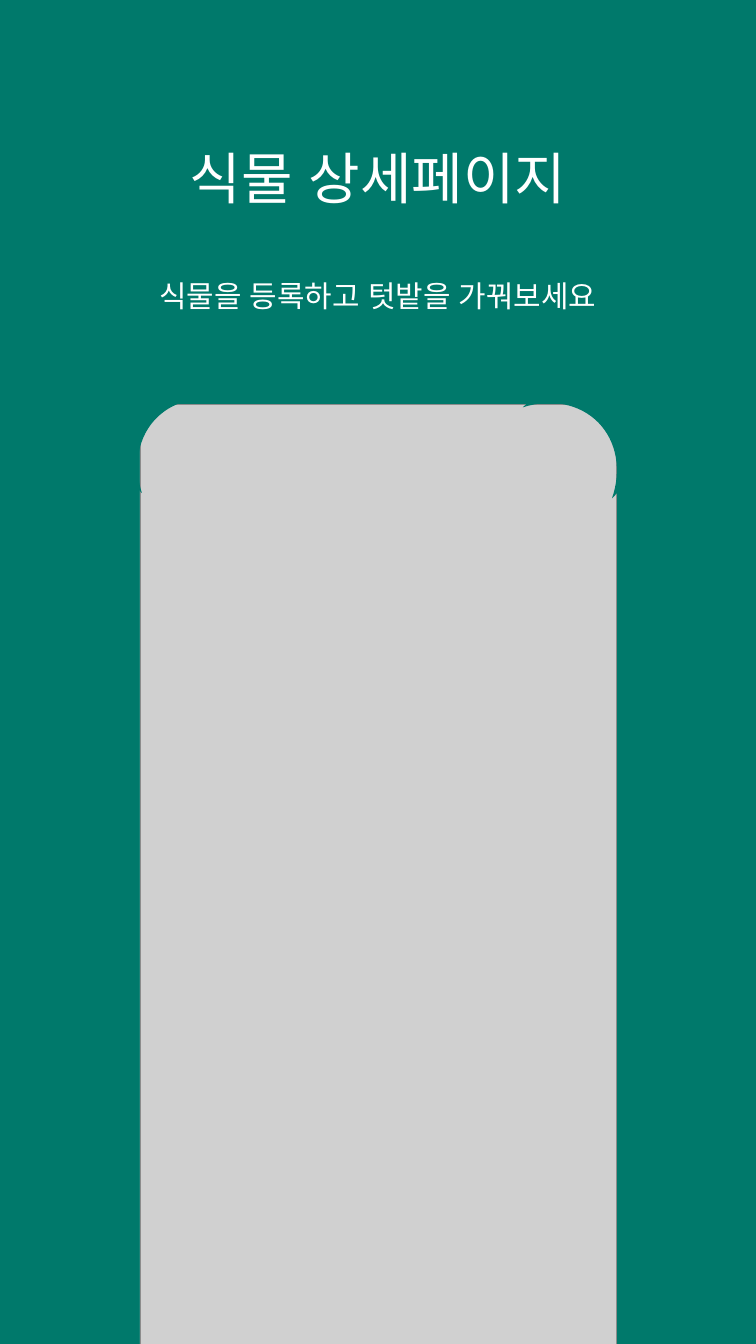
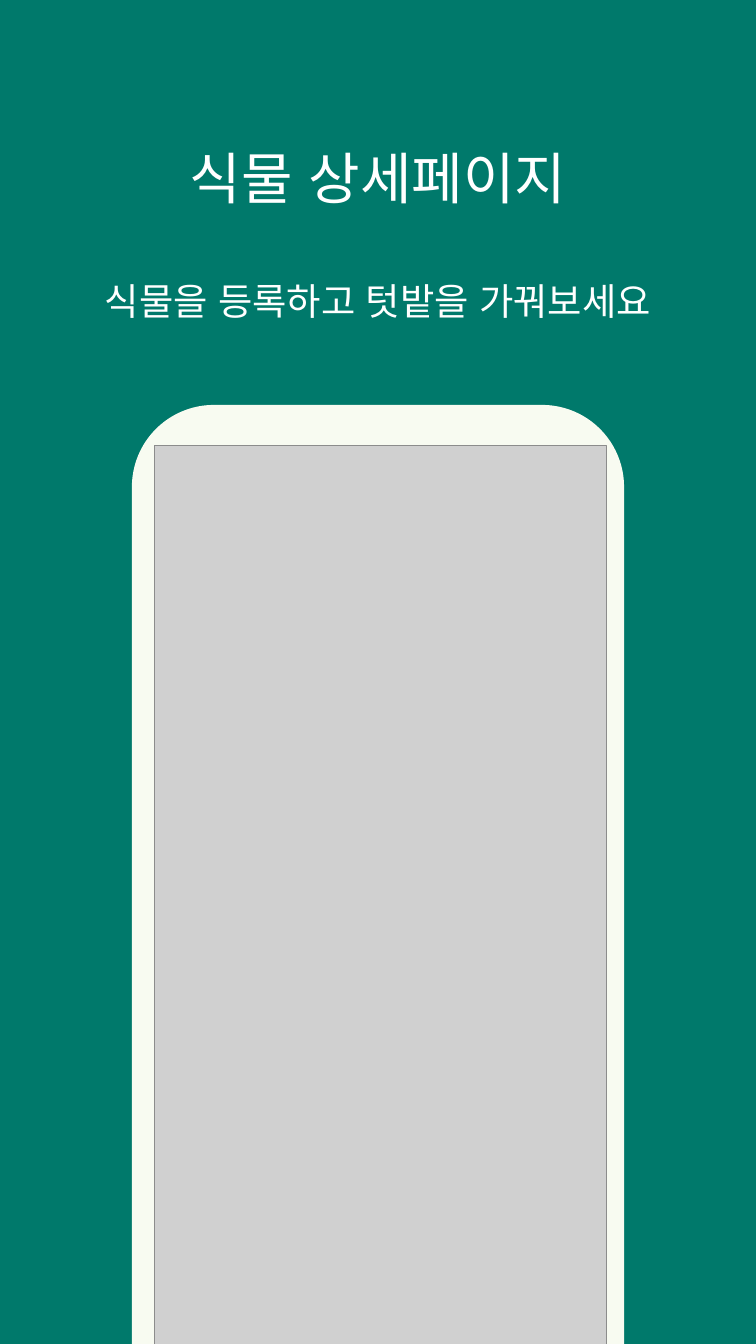
Before and after one commit to mskwak32/garden-log, a slide deck: slide 3 of playstore/playstore images.pptx. Drawn at 756x1344 pixels with LibreOffice and Linux fonts; fonts in the diff are those of the drawing; grey boxes stand for pictures. Boxes give left, top, right and bottom in pixels: in the first picture for what was removed or moved away, otherwise in the second. Text is boxed around its words. In the diff, an @@ line names an element or a change of style, - is before the commit and + after.

```diff
--- a/playstore/playstore images.pptx
+++ b/playstore/playstore images.pptx
@@ text "식물 상세페이지" at box(105, 152, 651, 318): font Noto Sans CJK KR to Roboto in "식물 상세페이지"; size 32 to 40 pt in "식물을 등록하고 텃밭을 가꿔보세요" @@
@@ moon removed at box(88, 350, 232, 493) @@
@@ rounded rectangle added at box(132, 405, 624, 1344), fill #F8FBF1 @@
@@ picture: place and size @@
-picture at box(140, 405, 616, 1344)
+picture at box(155, 446, 606, 1344)
```
Also in this commit, not shown: 4 other slides changed, 7 other files.
